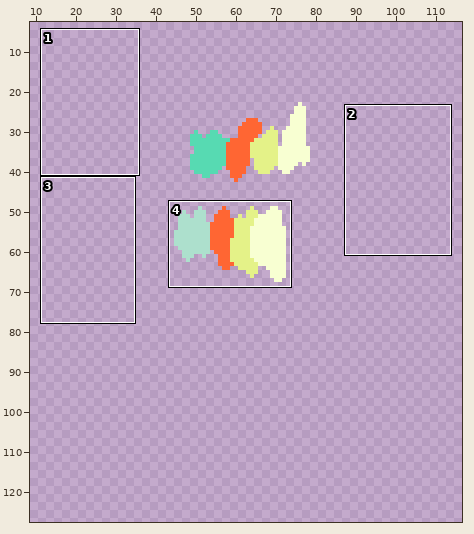
File history of a pixel-art file, Color-palletes.aseprite. Above, an overview of the earlier version with the close-up marked.
Close-up. The starting point:
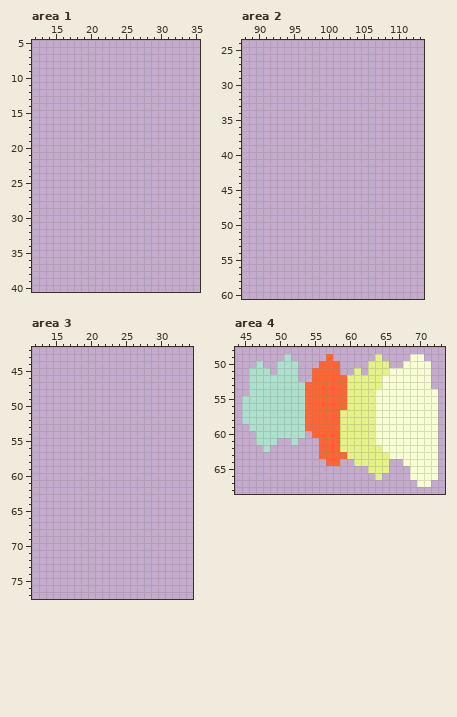
128x128 pixels, 1 frame. Colours within 5 levels of each other are drawn and written as one. Shown: area 1: x 12..35, y 5..40; area 2: x 88..113, y 24..60; area 3: x 12..34, y 42..77; area 4: x 44..73, y 48..68. The wide view leaves out empty margins. The commit also changed other parts of the picture, which this record leaves out.
The same view after the edit:
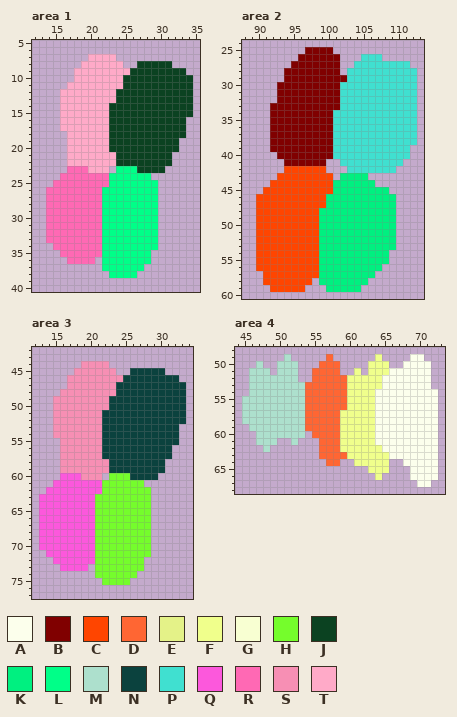
Palette (. is transparent): A #fcffec  B #800000  C #ff4500  D #ff6633  E #e4f288  F #f0ff8c  G #f8ffd2  H #75fd2c  J #0b4221  K #00f080  L #00ff88  M #ade0cd  N #0b423e  P #40e0d0  Q #fc58dc  R #ff69b4  S #f78fb4  T #ffaac8
From old to new:
Changed rows in their new state; - is an unchanged pixel.
Area 1:
first column x 14:
 7 ------TTTT-----------
 8 -----TTTTTT--JJJJJ---
 9 ----TTTTTTTTJJJJJJJJ-
10 ----TTTTTTTJJJJJJJJJJ
11 ---TTTTTTTTJJJJJJJJJJ
12 --TTTTTTTTJJJJJJJJJJJ
13 --TTTTTTTTJJJJJJJJJJJ
14 --TTTTTTTJJJJJJJJJJJJ
15 --TTTTTTTJJJJJJJJJJJJ
16 --TTTTTTTJJJJJJJJJJJ-
17 --TTTTTTTJJJJJJJJJJJ-
18 ---TTTTTTJJJJJJJJJJJ-
19 ---TTTTTTJJJJJJJJJJ--
20 ---TTTTTTJJJJJJJJJJ--
21 ---TTTTTTTJJJJJJJJ---
22 ---TTTTTTTJJJJJJJJ---
23 ---RRRTTT-LLLJJJJ----
24 --RRRRRRRLLLLLL------
25 -RRRRRRRRLLLLLLL-----
26 RRRRRRRRLLLLLLLL-----
27 RRRRRRRRLLLLLLLL-----
28 RRRRRRRRLLLLLLLL-----
29 RRRRRRRRLLLLLLLL-----
30 RRRRRRRRLLLLLLLL-----
31 RRRRRRRRLLLLLLLL-----
32 RRRRRRRRLLLLLLLL-----
33 RRRRRRRRLLLLLLLL-----
34 -RRRRRRRLLLLLLLL-----
35 --RRRRRRLLLLLLL------
36 ---RRRR-LLLLLLL------
37 --------LLLLLL-------
38 ---------LLLL--------
Area 2:
first column x 90:
25 -------BBBB------------
26 ------BBBBBB---PPP-----
27 -----BBBBBBB--PPPPPPPP-
28 ----BBBBBBBB-PPPPPPPPPP
29 ----BBBBBBBBBPPPPPPPPPP
30 ---BBBBBBBBBPPPPPPPPPPP
31 ---BBBBBBBBBPPPPPPPPPPP
32 ---BBBBBBBBBPPPPPPPPPPP
33 --BBBBBBBBBBPPPPPPPPPPP
34 --BBBBBBBBBPPPPPPPPPPPP
35 --BBBBBBBBBPPPPPPPPPPPP
36 --BBBBBBBBBPPPPPPPPPPPP
37 --BBBBBBBBBPPPPPPPPPPPP
38 --BBBBBBBBBPPPPPPPPPPPP
39 --BBBBBBBBBPPPPPPPPPPP-
40 ---BBBBBBBBPPPPPPPPPPP-
41 ----BBBBBB--PPPPPPPPP--
42 ----CCCCCC---PPPPPPP---
43 ---CCCCCCCC-KKKK-------
44 --CCCCCCCCCKKKKKK------
45 -CCCCCCCCCCKKKKKKKK----
46 CCCCCCCCCCKKKKKKKKKK---
47 CCCCCCCCCCKKKKKKKKKK---
48 CCCCCCCCCKKKKKKKKKKK---
49 CCCCCCCCCKKKKKKKKKKK---
50 CCCCCCCCCKKKKKKKKKKK---
51 CCCCCCCCCKKKKKKKKKKK---
52 CCCCCCCCCKKKKKKKKKKK---
53 CCCCCCCCCKKKKKKKKKKK---
54 CCCCCCCCCKKKKKKKKKK----
55 CCCCCCCCCKKKKKKKKKK----
56 CCCCCCCCCKKKKKKKKK-----
57 -CCCCCCCCKKKKKKKK------
58 -CCCCCCC-KKKKKKK-------
59 --CCCCC---KKKKK--------
Area 3:
first column x 13:
44 ------SSSS-----------
45 -----SSSSSS--NNNNN---
46 ----SSSSSSSSNNNNNNNN-
47 ----SSSSSSSNNNNNNNNNN
48 ---SSSSSSSSNNNNNNNNNN
49 --SSSSSSSSNNNNNNNNNNN
50 --SSSSSSSSNNNNNNNNNNN
51 --SSSSSSSNNNNNNNNNNNN
52 --SSSSSSSNNNNNNNNNNNN
53 --SSSSSSSNNNNNNNNNNN-
54 --SSSSSSSNNNNNNNNNNN-
55 ---SSSSSSNNNNNNNNNNN-
56 ---SSSSSSNNNNNNNNNN--
57 ---SSSSSSNNNNNNNNNN--
58 ---SSSSSSSNNNNNNNN---
59 ---SSSSSSSNNNNNNNN---
60 ---QQQSSS-HHHNNNN----
61 --QQQQQQQHHHHHH------
62 -QQQQQQQQHHHHHHH-----
63 QQQQQQQQHHHHHHHH-----
64 QQQQQQQQHHHHHHHH-----
65 QQQQQQQQHHHHHHHH-----
66 QQQQQQQQHHHHHHHH-----
67 QQQQQQQQHHHHHHHH-----
68 QQQQQQQQHHHHHHHH-----
69 QQQQQQQQHHHHHHHH-----
70 QQQQQQQQHHHHHHHH-----
71 -QQQQQQQHHHHHHHH-----
72 --QQQQQQHHHHHHH------
73 ---QQQQ-HHHHHHH------
74 --------HHHHHH-------
75 ---------HHHH--------
Area 4:
first column x 59:
49 -----F----AA--
50 ----FFF--AAAA-
51 --F-FFFAAAAAA-
52 -FFFFFAAAAAAA-
53 -FFFFFAAAAAAA-
54 -FFFFAAAAAAAAA
55 -FFFFAAAAAAAAA
56 -FFFFAAAAAAAAA
57 FFFFFAAAAAAAAA
58 FFFFFAAAAAAAAA
59 FFFFFAAAAAAAAA
60 FFFFFAAAAAAAAA
61 FFFFFAAAAAAAAA
62 FFFFFFAAAAAAAA
63 -FFFFFFAAAAAAA
64 --FFFFF--AAAAA
65 ----FFF---AAAA
66 -----F----AAAA
67 -----------AA-
Pixel boxes of the changes (left, top, right, bottom) in both close-ups:
added: (46, 54, 193, 278)
added: (256, 47, 417, 292)
added: (39, 361, 186, 585)
changed: (340, 354, 438, 487)
